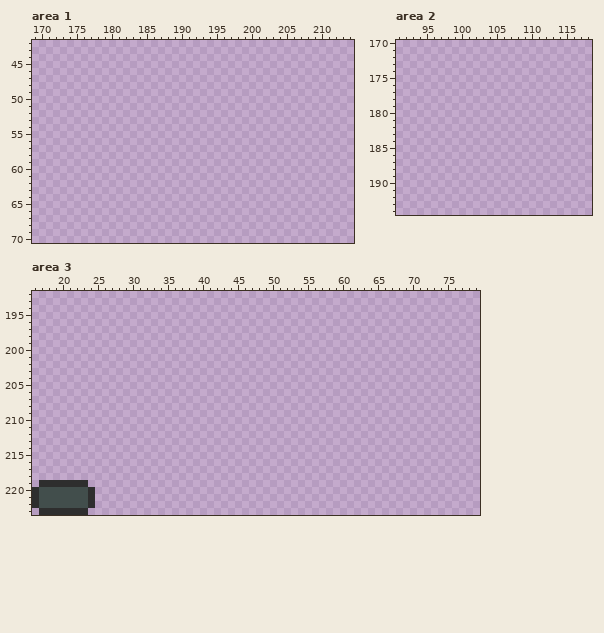
Two states of a pixel-art file, spritesheet.ase. The picture above was drawn from the file before the commit.
256x256 pixels, 1 frame. Colours within 5 levels of each other are drawn and written as one. Shown: area 1: x 169..214, y 42..70; area 2: x 91..118, y 170..194; area 3: x 16..79, y 192..223.
And afterwards:
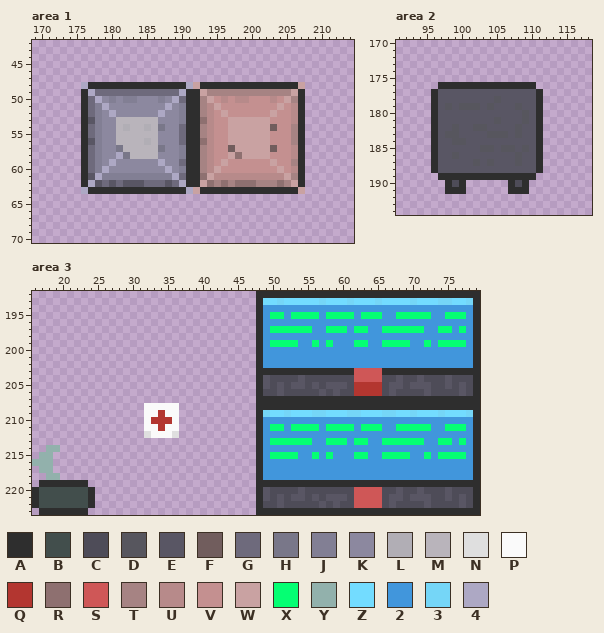
Palette (. is transparent): A #2e2e2e  B #424e4c  C #4e4c58  D #57565e  E #595664  F #715d5d  G #6e6a7c  H #797789  J #827f94  K #8c889f  L #b1aeb5  M #b9b4bb  N #dfdfdf  P #fafafa  Q #b33630  R #8e7070  S #cf5757  T #a68383  U #b78a8a  V #c49090  W #c9a2a2  X #05ff73  Y #92b1ac  Z #73dcff  2 #4196dc  3 #75d6f7  4 #ada8c4
Change:
Changed rows in their new state; - is an unchanged pixel.
Area 1:
first column x 176:
48 4AAAAAAAAAAAAAA4WAAAAAAAAAAAAAAW
49 A4GGGGGGGGGGGG4AAWTTTTTTTTTTTTWA
50 AG4KJKJJKKKJK4GAATWVUVUUVVVUVWTA
51 AGJ4KKKKKKKK4KJAATUWVVVVVVVVWVUA
52 AGJK4KKKKKK4KKJAATUVWVVVVVVWVVUA
53 AEJKKMMMMMMKKKJAARUVVWWWWWWVVVUA
54 AGJKKMLMMLMHKKGAATUVVWWWWWWFVVTA
55 AGJKKMMMMMMKKKGAATUVVWWWWWWVVVTA
56 AEJKKMMMMLMKKKGAARUVVWWWWWWVVVTA
57 AGJKKHMMMMMHKKJAATUVVFWWWWWFVVUA
58 AGJKK4HMMMMKKKJAATUVVWRWWWWVVVUA
59 AGJK4KKKKKK4KKGAATUVWVVVVVVWVVTA
60 AGJ4KKKKKKKK4KJAATUWVVVVVVVVWVUA
61 AE4JJJJJJJJJJ4GAARWUUUUUUUUUUWTA
62 A4EGEGEEEGGGEG4AAWRTRTRRRTTTRTWA
63 4AAAAAAAAAAAAAA4WAAAAAAAAAAAAAAW
Area 2:
first column x 96:
176 -AAAAAAAAAAAAAA-
177 AEEEEEEEEEEEEEEA
178 AEEEEEEEEDEEEEEA
179 AEDEDDDEDEEEDEEA
180 AEEEEEEEEEEEEDEA
181 AEEEEEEEEDEEEDEA
182 AEEDEEDDEEEEDEEA
183 AEDDEEEEDDDEDEEA
184 AEEDDEEEEEEEEEEA
185 AEEEEEEDDEDDEDEA
186 AEEDEEEEEEEEDEEA
187 AEEEEEDEDEEEDEEA
188 AEEEEEEEEEEEEEEA
189 -AAAAAAAAAAAAAA-
190 --ACA------ACA--
191 --AAA------AAA--
Area 3:
first column x 16:
192 --------------------------------AAAAAAAAAAAAAAAAAAAAAAAAAAAAAAAA
193 --------------------------------AZZ3ZZZZZ3ZZZ3ZZZ3ZZZZ3ZZZ33ZZ3A
194 --------------------------------A222222222222222222222222222222A
195 --------------------------------A2XX2XXXX2XXXX2XXX22XXXXX22XXX2A
196 --------------------------------A222222222222222222222222222222A
197 --------------------------------A2XXXXXX22XXX2XX22XXXXXX22XX2X2A
198 --------------------------------A222222222222222222222222222222A
199 --------------------------------A2XXXX22X2X222XX22XXXX22X2XXXX2A
200 --------------------------------A222222222222222222222222222222A
201 --------------------------------A222222222222222222222222222222A
202 --------------------------------A222222222222222222222222222222A
203 --------------------------------AAAAAAAAAAAAAASSSSAAAAAAAAAAAAAA
204 --------------------------------AECCCCECCCCCCCSSSSCCECCECCCECCCA
205 --------------------------------AECECEECECEEECQQQQCEECEEECCECECA
206 --------------------------------ACCECCCCCECECCQQQQCECCCCECCCCECA
207 --------------------------------AAAAAAAAAAAAAAAAAAAAAAAAAAAAAAAA
208 ----------------PPPPP-----------AAAAAAAAAAAAAAAAAAAAAAAAAAAAAAAA
209 ----------------PPQPP-----------A3ZZ3ZZZ33ZZZ33ZZZ33ZZ3ZZZ3ZZZ3A
210 ----------------PQQQP-----------A222222222222222222222222222222A
211 ----------------PPQPP-----------A2XX2XXXX2XXXX2XXX22XXXXX22XXX2A
212 ----------------NPPPN-----------A222222222222222222222222222222A
213 --------------------------------A2XXXXXX22XXX2XX22XXXXXX22XX2X2A
214 --YY----------------------------A222222222222222222222222222222A
215 -YY-----------------------------A2XXXX22X2X222XX22XXXX22X2XXXX2A
216 YYY-----------------------------A222222222222222222222222222222A
217 -YY-----------------------------A222222222222222222222222222222A
218 --YY----------------------------A222222222222222222222222222222A
219 --------------------------------AAAAAAAAAAAAAAAAAAAAAAAAAAAAAAAA
220 --------------------------------AECCCCECCCCCCCSSSSCCECCECCCECCCA
221 --------------------------------AECECEECECEEECSSSSCEECEEECCECECA
222 --------------------------------ACCECCCCCECECCSSSSCECCCCECCCCECA
223 --------------------------------AAAAAAAAAAAAAAAAAAAAAAAAAAAAAAAA
Where, in picture pixels (left, top, right, bottom), the same in both pictures:
added: (81, 82, 305, 194)
added: (431, 82, 543, 194)
added: (256, 291, 480, 515)
added: (144, 403, 179, 438)
added: (32, 445, 60, 480)
